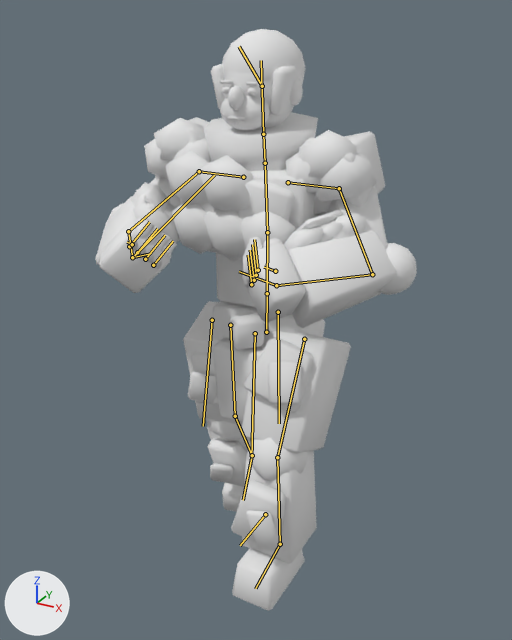
Two versions of the Blender file art-source/characters/tophia/tophia.blend, one commit apart.
Camera for both pictures: a camera (50 mm lens) standing at (1.047, -1.982, 1.955) and looking at (-0.045, 0.004, 0.963). The lights are fixed; the arrows at lower left show +X, +Y and +Z. The first picture is the older version. Both versions are drawn at frame 0 of the action 'hit'; the numbers are the values there. The bones that bend it are drawn over the model as lines.

Names of what the first picture shows: 'tophia_Body'.
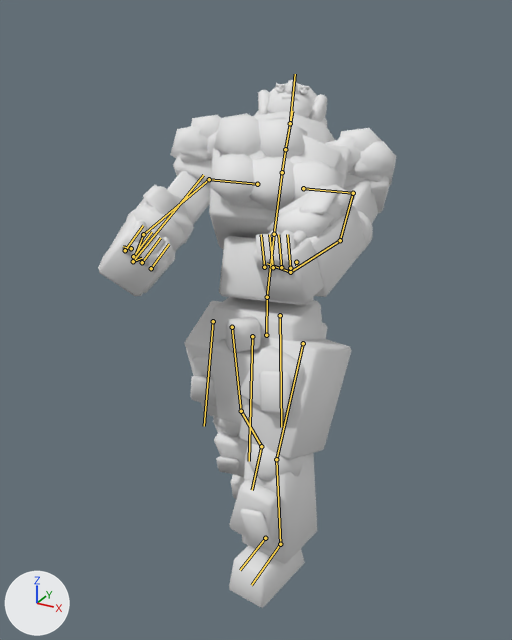
The change in detail:
Bone 'root' (bone_root) moves from (0.0, 0.0, 0.141) to (0.0, 0.0, 0.026).
Bone 'hips' (bone_hips) moves from (0.0, -0.103, 0.0) to (0.0, 0.0, 0.0).
Bone 'hips' (bone_hips) turns from (0, 5, 0) to (0, 0, 0) degrees about its own x, y and z.
Bone 'spine' (bone_spine) turns from (0, 0, 0) to (-22, 12, 0) degrees about its own x, y and z.
Bone 'chest' (bone_chest) turns from (5, -5, 0) to (-18, 10, 0) degrees about its own x, y and z.
Bone 'head' (bone_head) turns from (0, 0, 0) to (-20, 0, 0) degrees about its own x, y and z.
Bone 'upper_arm_l' (bone_upper_arm_l) turns from (-57, -55, 11) to (-39, 16, -3) degrees about its own x, y and z.
Bone 'forearm_l' (bone_forearm_l) turns from (2, 77, 85) to (-6, 2, 10) degrees about its own x, y and z.
Bone 'upper_arm_r' (bone_upper_arm_r) turns from (-58, 54, -12) to (-4, -21, 27) degrees about its own x, y and z.
Bone 'forearm_r' (bone_forearm_r) turns from (4, -76, -86) to (-48, -3, -5) degrees about its own x, y and z.
Bone 'thigh_l' (bone_thigh_l) turns from (-27, 5, 0) to (-20, 8, 0) degrees about its own x, y and z.
Bone 'shin_l' (bone_shin_l) turns from (28, 0, 0) to (22, 0, 0) degrees about its own x, y and z.
Bone 'thigh_r' (bone_thigh_r) turns from (10, -7, -1) to (16, -8, -1) degrees about its own x, y and z.
Bone 'shin_r' (bone_shin_r) turns from (21, 0, 0) to (18, 0, 0) degrees about its own x, y and z.

Where the change shows, as pixel boxes [x1, y1, x2, y2] in the pictures (512 x 640 px):
'tophia_Body', posed (7% narrower, 9% shorter): before [96, 29, 417, 611]; after [98, 80, 396, 608]
bone 'root', root to tip: before (265, 514) to (240, 545); after (265, 538) to (240, 570)
bone 'hips', root to tip: before (266, 332) to (267, 293); after (266, 335) to (267, 297)
bone 'spine', root to tip: before (267, 293) to (267, 232); after (267, 297) to (274, 234)
bone 'chest', root to tip: before (267, 232) to (265, 163); after (274, 234) to (282, 172)
bone 'head', root to tip: before (263, 134) to (261, 60); after (285, 149) to (292, 111)
bone 'upper_arm_l', root to tip: before (339, 188) to (372, 274); after (353, 193) to (340, 240)
bone 'forearm_l', root to tip: before (372, 274) to (276, 285); after (340, 240) to (290, 272)
bone 'upper_arm_r', root to tip: before (199, 171) to (128, 231); after (209, 179) to (143, 234)
bone 'forearm_r', root to tip: before (128, 231) to (132, 257); after (143, 234) to (133, 261)
bone 'thigh_l', root to tip: before (304, 339) to (277, 457); after (303, 343) to (276, 459)
bone 'shin_l', root to tip: before (277, 457) to (280, 544); after (276, 459) to (280, 544)
bone 'thigh_r', root to tip: before (230, 325) to (235, 416); after (232, 327) to (241, 411)
bone 'shin_r', root to tip: before (235, 416) to (252, 455); after (241, 411) to (261, 446)
